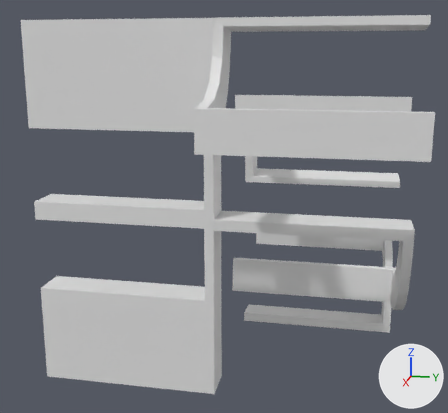
The OBJ model data/bmc/SET_4W2C/t_086.obj, before and after one commit.
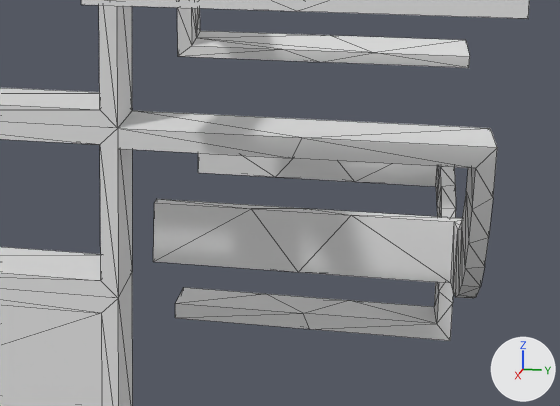
Each version appears first whole from a 50 mm lens placed at (1.816, 0.331, 0.416), pointed at (0.013, -0.03, -0.035), and next in a close-up on the part from 34% to 100% of the width and 37% to 89% of the height. Every picture has the same lights, and +X, +Y and +Z are marked at lower right. The close-ups show mesh edges as thin lines. Where no turn or scale is listed for an object, it has been applied to the vertices.

Before the edit, the objects in view are built like this:
```python
me_t_086 = bpy.data.meshes.new('t_086')
me_t_086.from_pydata(...)  # 230 vertices, 468 faces; spans x -0.5..0.496, y -0.5..0.5, z -0.5..0.501
ob_t_086 = bpy.data.objects.new('t_086', me_t_086)
ob_t_086.location = (0.0, 0.0, 0.0)
```
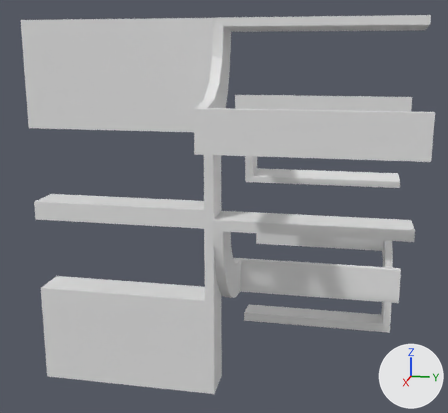
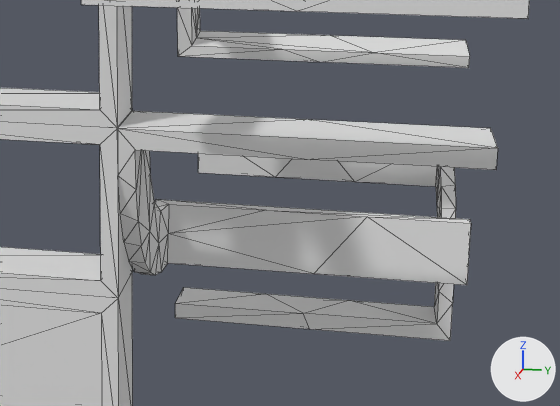
Location of each change, [x1, y1, x2, y2] in pixels of the close-ups (560 x 406 px):
part 1 of me_t_086, added: after [117, 111, 498, 285]
part 2 of me_t_086, cut back: before [0, 111, 497, 406]; after [0, 314, 102, 406]

Diff of the bpy script that builds the scene:
```diff
--- a/data/bmc/SET_4W2C/t_086.obj.py
+++ b/data/bmc/SET_4W2C/t_086.obj.py
@@ me_t_086 @@
 # used by ob_t_086; location = (0.0, 0.0, 0.0)
-me_t_086.from_pydata(...)  # 230 vertices, 468 faces; spans x -0.5..0.496, y -0.5..0.5, z -0.5..0.501
+me_t_086.from_pydata(...)  # 236 vertices, 476 faces; spans x -0.5..0.496, y -0.5..0.5, z -0.5..0.501
+# me_t_086 part 1: a new loose piece of 48 vertices spanning x 0.004..0.304, y 0.0..0.5, z -0.299..0.001
+# me_t_086 part 2
+# 42 vertices are removed from x 0.0..0.3, y 0.0..0.5, z -0.3..0.0
+# 88 faces are deleted
+# 4 new faces join them
```
